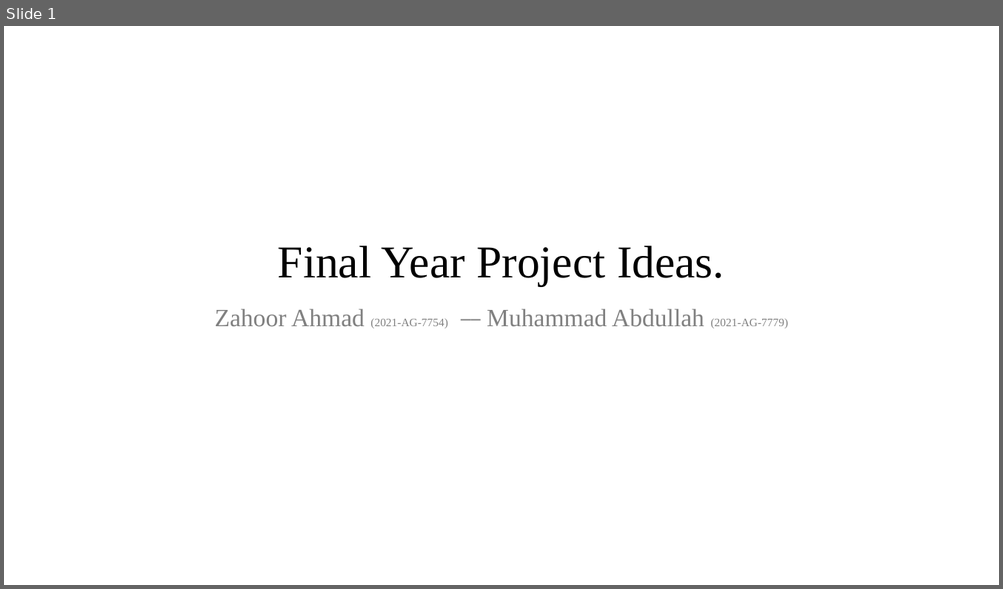
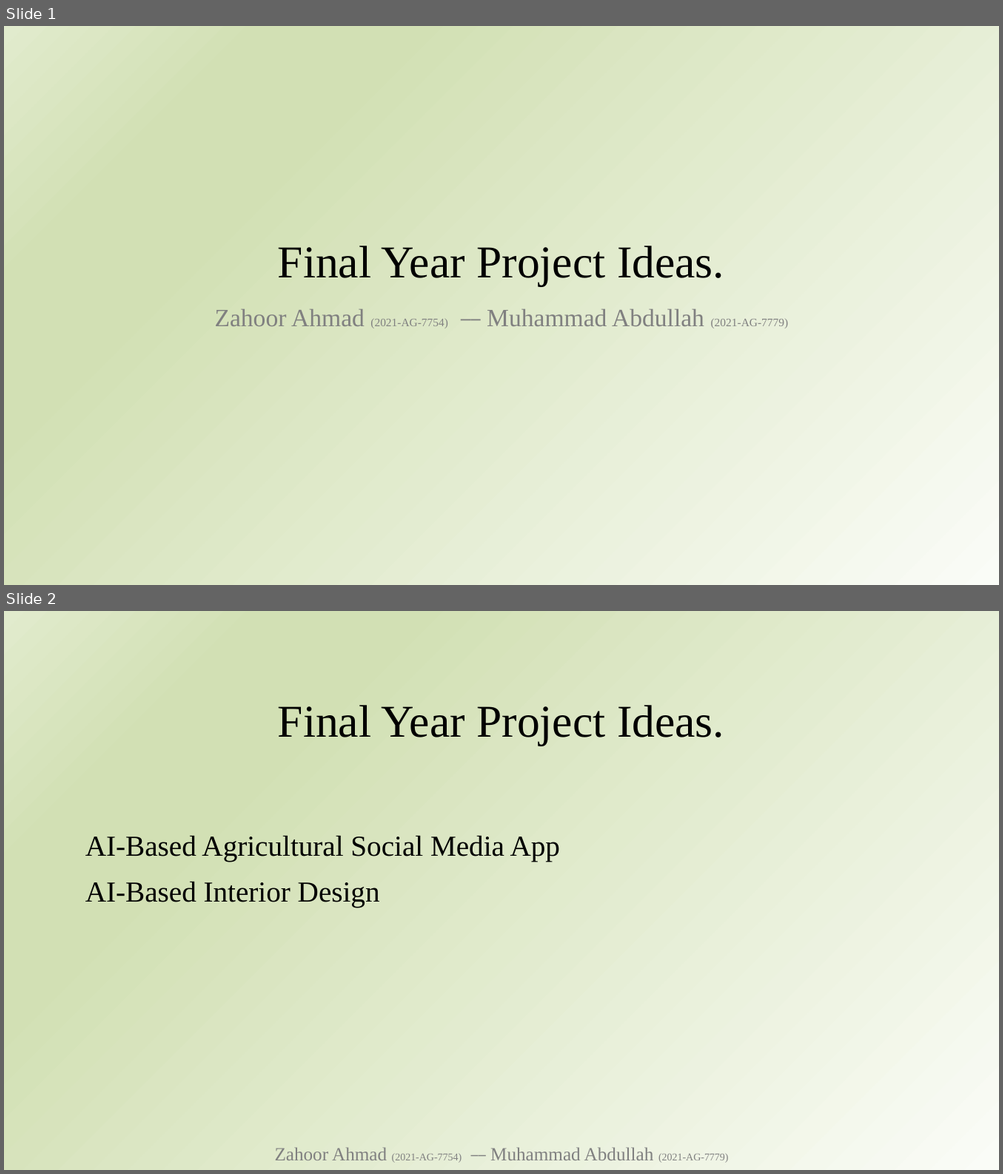
Before and after one commit to zahooronly/FYP, a slide deck: FYP AI Based Agricultural Social Media App Zahoor - Abdullah.pptx. Shown one above the other, each under a label of ours: slide 1 before the commit, slides 1 and 2 after it. The pictures are 1003x589 and 1003x1174 pixels, drawn with LibreOffice and Linux fonts; fonts in the diff are those of the drawing. Boxes give left, top, right and bottom in pixels: in the first picture for what was removed or moved away, otherwise in the second. Text is boxed around its words. In the diff, an @@ line names an element or a change of style, - is before the commit and + after.

```diff
--- a/FYP AI Based Agricultural Social Media App Zahoor - Abdullah.pptx
+++ b/FYP AI Based Agricultural Social Media App Zahoor - Abdullah.pptx
@@ slide 2 added at (4, 611, 999, 1170), background gradient #FAFCF7 to #D2E0B4 to #E1EBCD @@
@@ title added at (278, 705, 724, 746), 44 pt, text #000000 @@
+Final Year Project Ideas.
@@ text added at (85, 835, 560, 862), 28 pt, text #000000 @@
+AI-Based Agricultural Social Media App
@@ text added at (85, 881, 380, 908), 28 pt, text #000000 @@
+AI-Based Interior Design
@@ text added at (275, 1147, 728, 1163), 18 pt, text #808080 @@
+Zahoor Ahmad (2021-AG-7754) ⎯⎯ Muhammad Abdullah (2021-AG-7779)
@@ slide 1 changed as well @@
@@ background #FFFFFF to gradient #FAFCF7 to #D2E0B4 to #E1EBCD @@
```
Also in this commit, not shown: 10 other slides changed, 11 other slides added, 1 other file.
